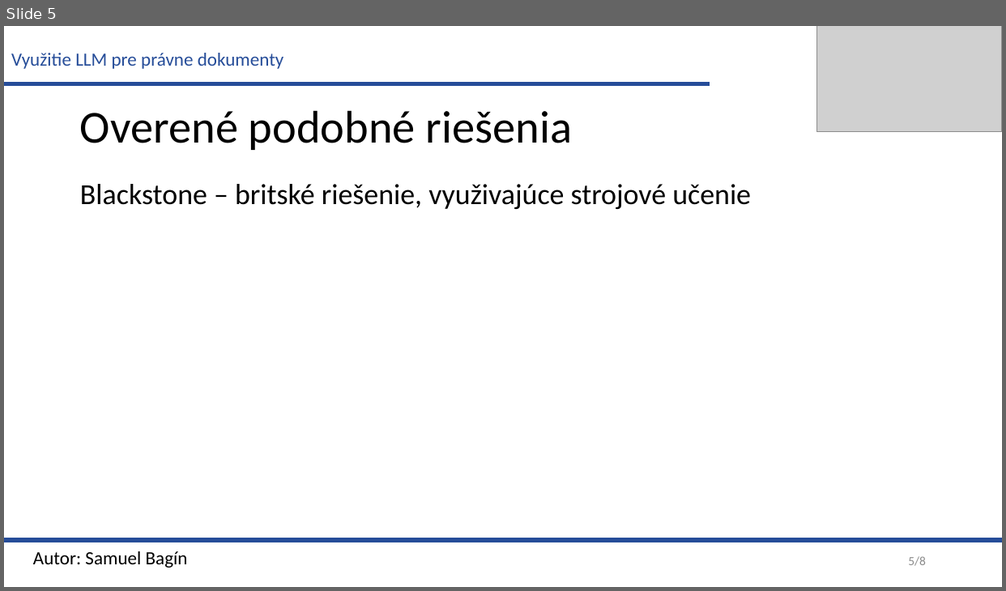
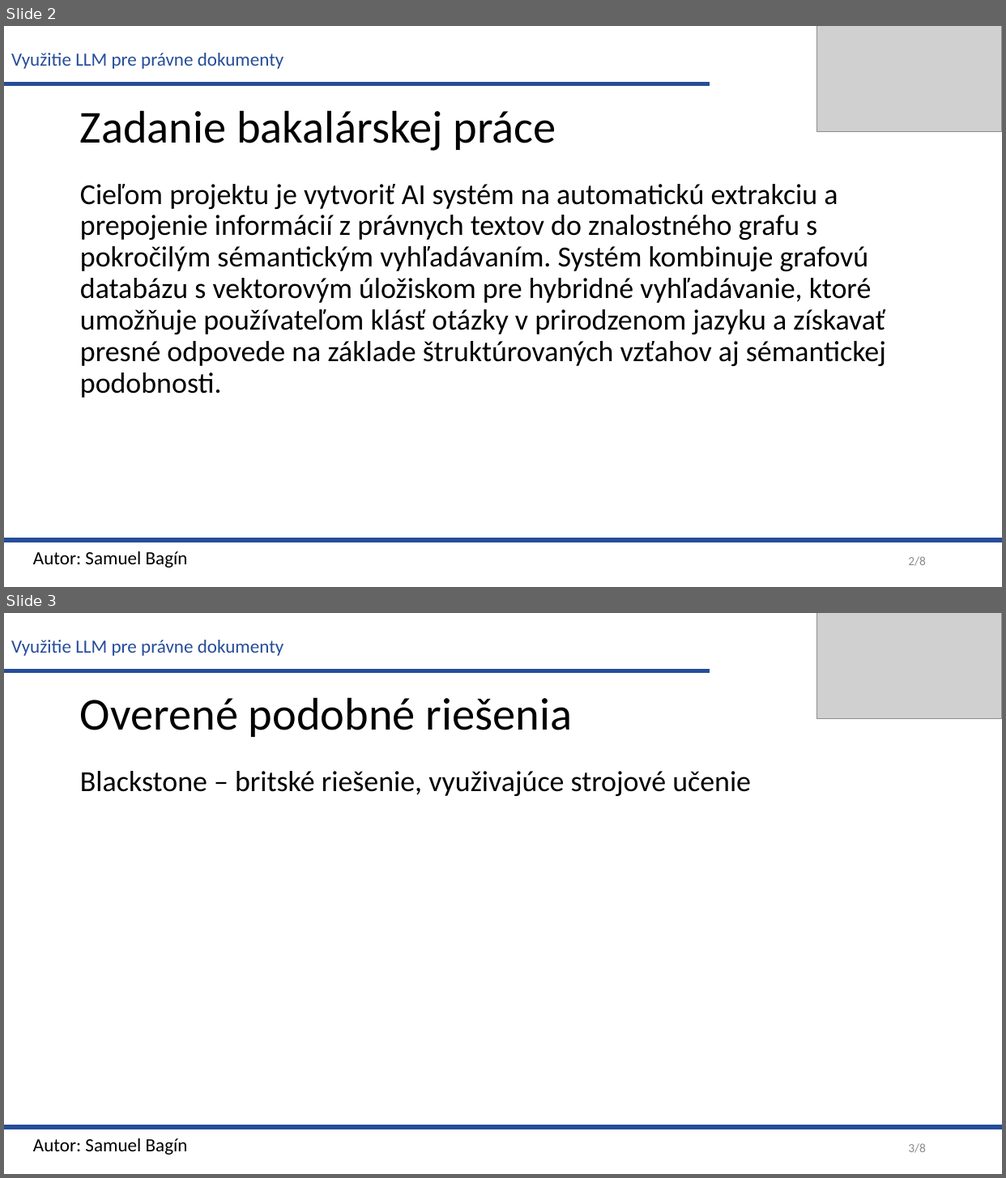
Before and after one commit to samuelbagin1/llm-knowledge-graph, a slide deck: presentations/Vyuzitie LLM pre pravne dokumenty.pptx. Shown one above the other, each under a label of ours: slide 5 before the commit, slides 2 and 3 after it. The pictures are 1006x591 and 1006x1178 pixels, drawn with LibreOffice and Linux fonts; fonts in the diff are those of the drawing; grey boxes stand for pictures. Boxes give left, top, right and bottom in pixels: in the first picture for what was removed or moved away, otherwise in the second. Text is boxed around its words. In the diff, an @@ line names an element or a change of style, - is before the commit and + after.

```diff
--- a/presentations/Vyuzitie LLM pre pravne dokumenty.pptx
+++ b/presentations/Vyuzitie LLM pre pravne dokumenty.pptx
@@ slide 2 added at (4,26,1002,587), background #FFFFFF @@
@@ picture added at (817,26,1002,132) @@
@@ text added at (11,53,284,69), 18 pt, text #264D99 @@
+Využitie LLM pre právne dokumenty
@@ rectangle added at (4,82,710,86), fill #264D99, outline #264D99 1 pt @@
@@ title added at (80,110,556,151), 44 pt, text #000000 @@
+Zadanie bakalárskej práce
@@ text added at (80,184,886,398), 28 pt, text #000000 @@
+Cieľom projektu je vytvoriť AI systém na automatickú extrakciu a prepojenie informácií z právnych textov do znalostného grafu s pokročilým sémantickým vyhľadávaním. Systém kombinuje grafovú databázu s vektorovým úložiskom pre hybridné vyhľadávanie, ktoré umožňuje používateľom klásť otázky v prirodzenom jazyku a získavať presné odpovede na základe štruktúrovaných vzťahov aj sémantickej podobnosti.
@@ rectangle added at (4,539,1002,543), fill #264D99, outline #264D99 1 pt @@
@@ text added at (33,552,188,568), 18 pt, text #000000 @@
+Autor: Samuel Bagín
@@ page number added at (908,557,926,566), 12 pt, text #8C8C8C @@
+2/8
@@ what was slide 5 is now slide 3 @@
@@ page number at (908,1144,926,1153): text changed @@
-5/8
+3/8
```
Also in this commit, not shown: 3 slides changed.
